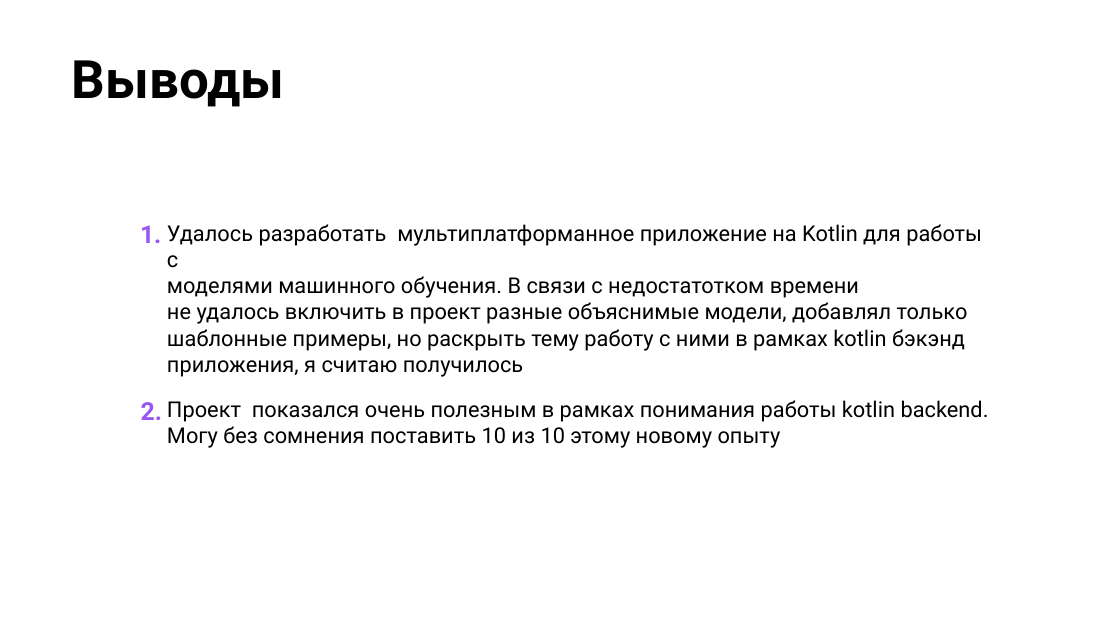
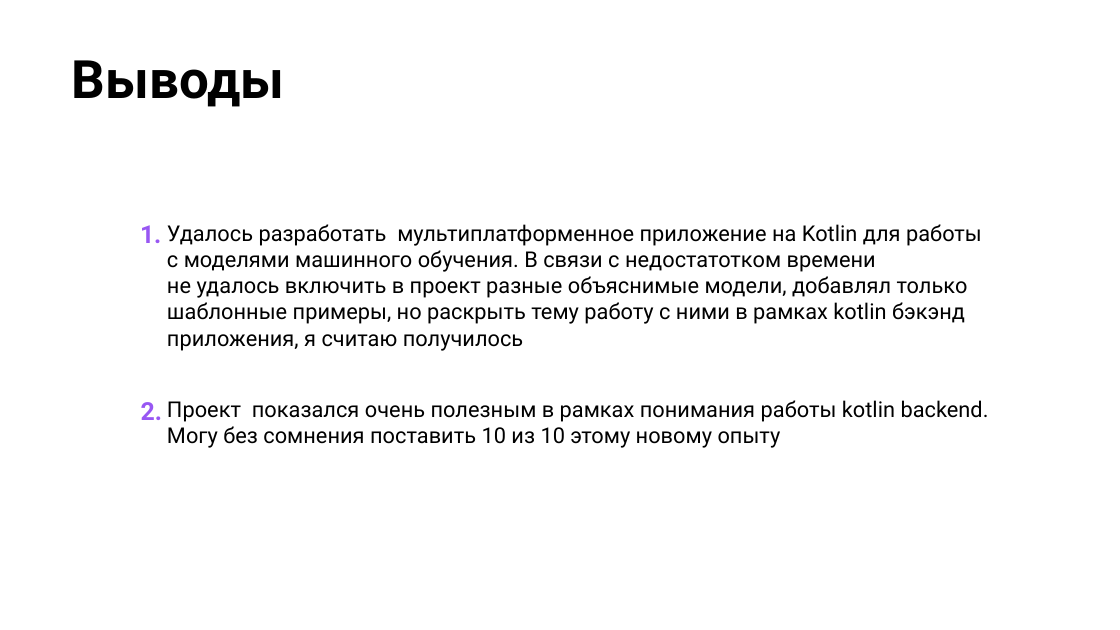
Before and after one commit to AlekseyFilatov/OTUS-Kotlin-Developer-hw, a slide deck: slide 14 of ml-project/docum/Проектная_работа_Kotlin_Backend_Developer - Professional_pptx.pptx. Drawn at 1120x630 pixels with LibreOffice and Linux fonts; fonts in the diff are those of the drawing; background and template pictures are left out. Boxes give left, top, right and bottom in pixels: in the first picture for what was removed or moved away, otherwise in the second. Text is boxed around its words. In the diff, an @@ line names an element or a change of style, - is before the commit and + after.

```diff
--- a/ml-project/docum/Проектная_работа_Kotlin_Backend_Developer - Professional_pptx.pptx
+++ b/ml-project/docum/Проектная_работа_Kotlin_Backend_Developer - Professional_pptx.pptx
@@ text at box(167, 224, 982, 272): text changed @@
-Удалось разработать мультиплатформанное приложение на Kotlin для работы c
-моделями машинного обучения. В связи с недостатотком времени
+Удалось разработать мультиплатформенное приложение на Kotlin для работы c моделями машинного обучения. В связи с недостатотком времени
```
Also in this commit, not shown: 1 other slide changed, 23 other files.
